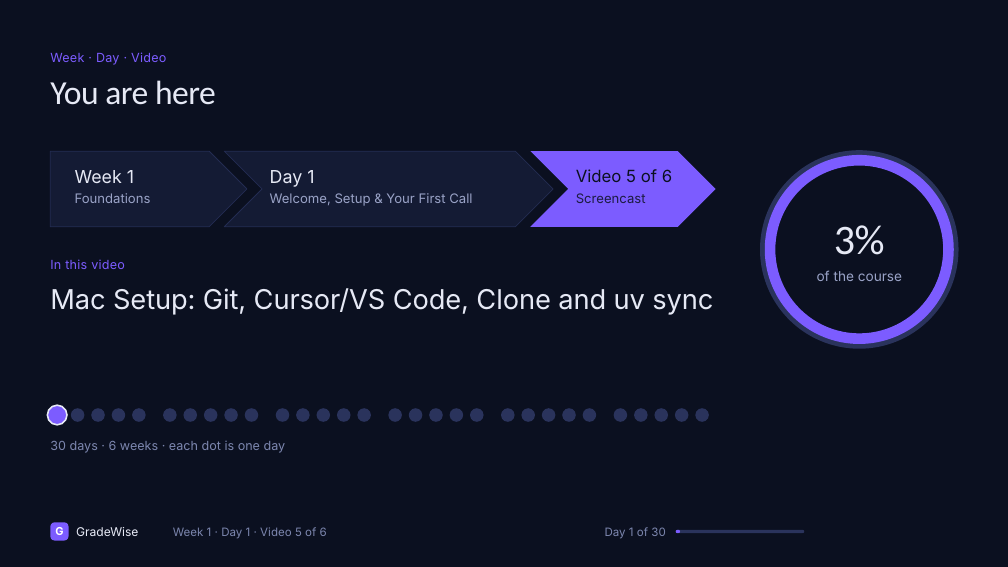
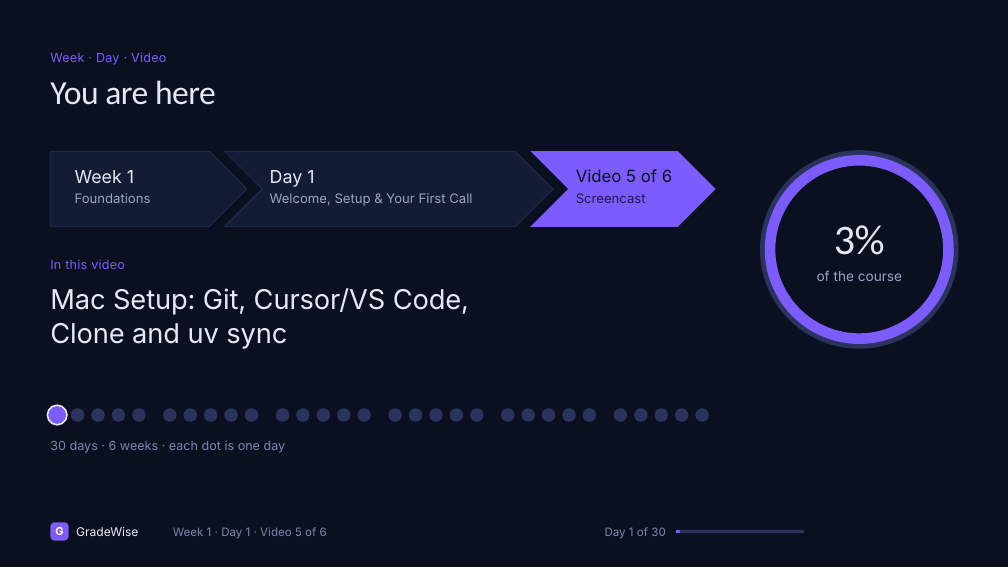
Before and after one commit to jainakshat15/agentic-rag-gradewise, a slide deck: slide 67 of slides/source/week_1.pptx. Drawn at 1008x567 pixels with LibreOffice and Linux fonts; fonts in the diff are those of the drawing. Boxes give left, top, right and bottom in pixels: in the first picture for what was removed or moved away, otherwise in the second. Text is boxed around its words. In the diff, an @@ line names an element or a change of style, - is before the commit and + after.

```diff
--- a/slides/source/week_1.pptx
+++ b/slides/source/week_1.pptx
@@ text at (x1=50, y1=288, x2=469, y2=349): text changed @@
-Mac Setup: Git, Cursor/VS Code, Clone and uv sync
+Mac Setup: Git, Cursor/VS Code,
+Clone and uv sync
```
Also in this commit, not shown: 18 other slides changed, 3 slides added, 1 slide removed, 7 other files.
